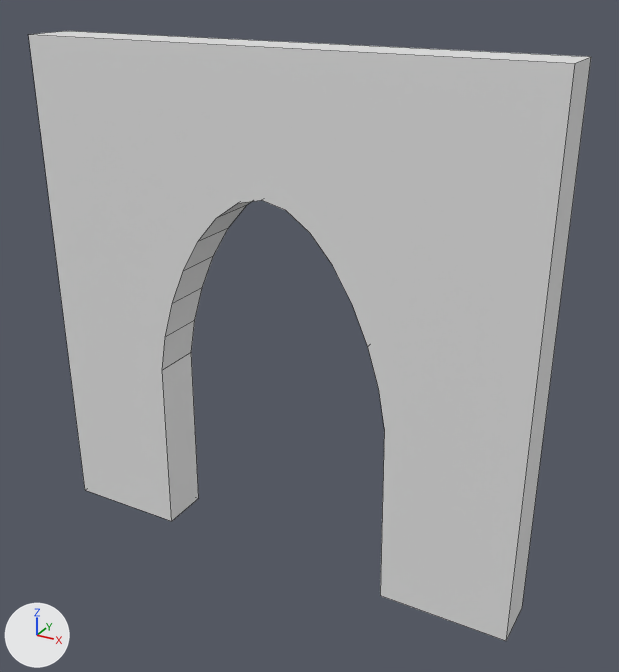
The Blender file Church.blend as it was, and as the next commit left it.
Before and after are seen from a camera (50 mm lens) standing at (5.07, -4.89, 4.51) and looking at (2.22, 0.29, 1.92). Every picture has the same lights, and +X, +Y and +Z are marked at lower left. Mesh edges are drawn as thin lines.

Names of what the first picture shows: 'Doorway'.
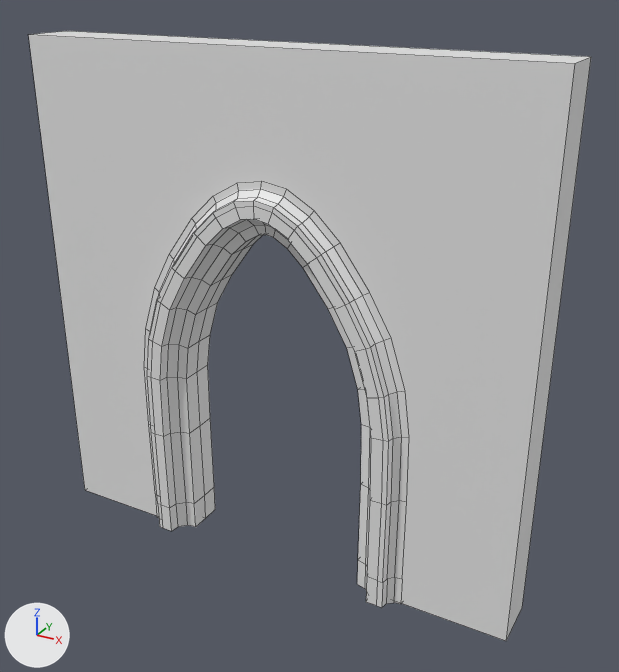
Commit message: 11 Profile Modelling By Extrusion

ob_door_mirror is not drawn itself; it is used by a modifier of ob_cube.

What differs and where, as boxes [x1, y1, x2, y2] in the pictures (619 x 672 px):
'Cube', added: after [147, 188, 403, 607]

Patch to the scene script:
```diff
--- a/Church.blend.py
+++ b/Church.blend.py
@@ me_cube_002 @@
+me_cube_002.from_pydata(...)  # 121 vertices, 102 faces; spans x -0.2..0.98, y -0.1..0.2, z -0.02..3.14
@@ ob_door_mirror @@
+ob_door_mirror = bpy.data.objects.new('Door Mirror', None)
+ob_door_mirror.location = (2.0, 0.2, 0.0)
@@ ob_cube @@
+ob_cube = bpy.data.objects.new('Cube', me_cube_002)
+ob_cube.location = (1.016, 0.001, 0.0)
+_m = ob_cube.modifiers.new('Mirror', 'MIRROR')
+_m.use_axis = (True, True, False)
+_m.use_clip = True
+_m.mirror_object = ob_door_mirror
```
